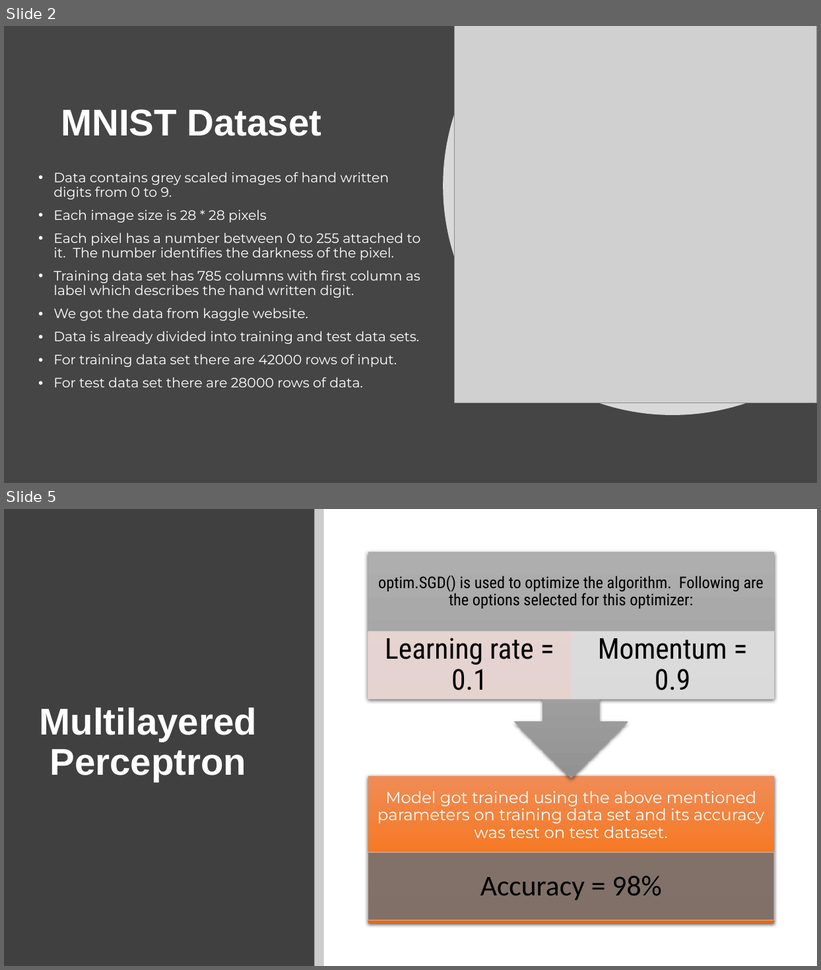
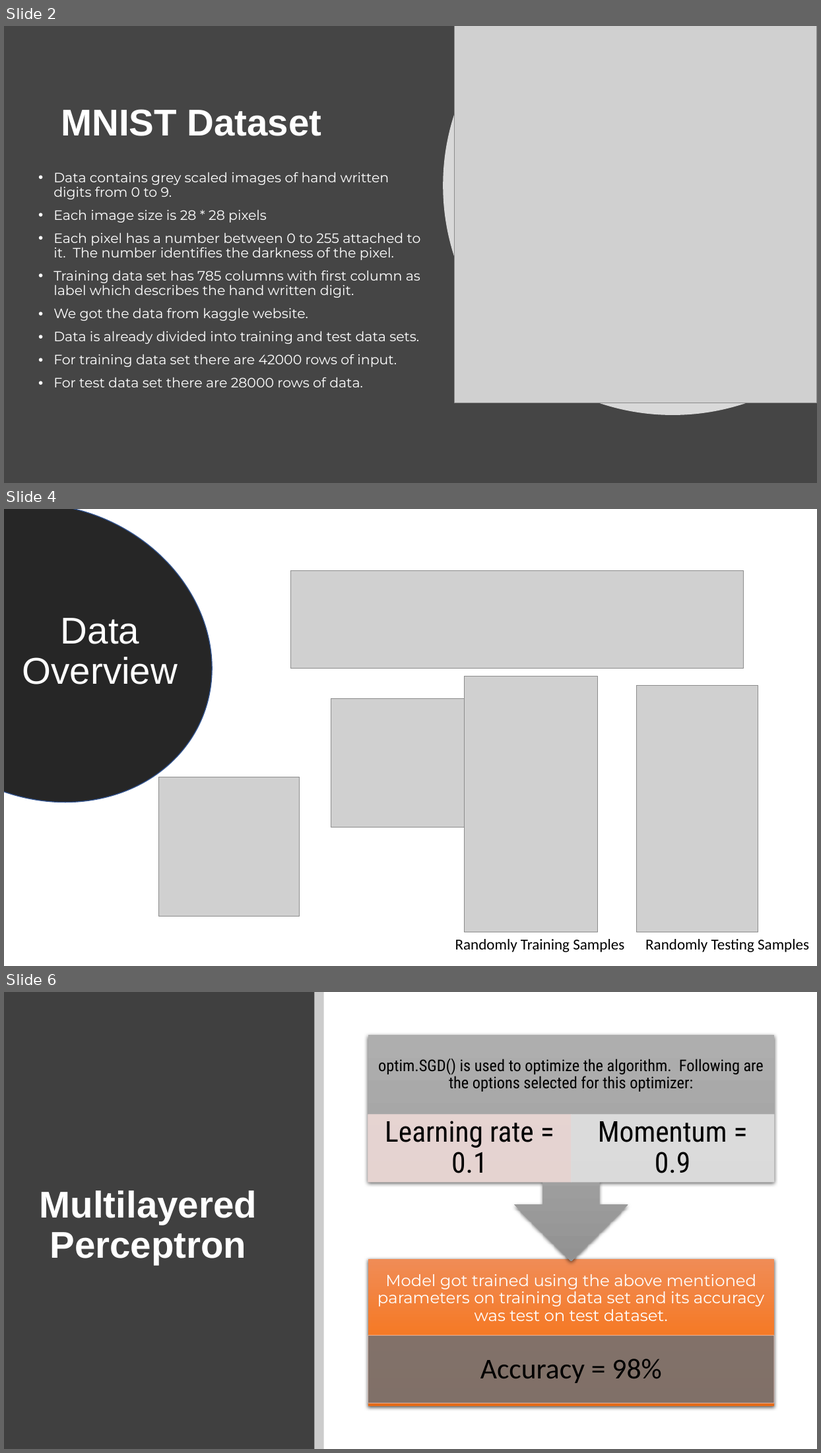
Before and after one commit to evazhang720/Final-Group-8, a slide deck: Final-Group-Presentation/ML2 - Final Project-Slice.pptx. Shown one above the other, each under a label of ours: slides 2 and 5 before the commit, slides 2, 4 and 6 after it; the slides between them are not shown. The pictures are 821x970 and 821x1453 pixels, drawn with LibreOffice and Linux fonts; fonts in the diff are those of the drawing; grey boxes stand for pictures. Boxes give left, top, right and bottom in pixels: in the first picture for what was removed or moved away, otherwise in the second. Text is boxed around its words. In the diff, an @@ line names an element or a change of style, - is before the commit and + after.

```diff
--- a/Final-Group-Presentation/ML2 - Final Project-Slice.pptx
+++ b/Final-Group-Presentation/ML2 - Final Project-Slice.pptx
@@ slide 4 added at [4, 509, 817, 966], background #FFFFFF @@
@@ chord (boxed as its full ellipse) added at [4, 509, 259, 854], fill #262626, outline #325491 1 pt @@
@@ picture added at [290, 570, 744, 669] @@
@@ title added at [22, 618, 178, 685], 44 pt, text #FFFFFF @@
+Data Overview
@@ picture added at [465, 677, 597, 932] @@
@@ picture added at [637, 685, 758, 932] @@
@@ picture added at [331, 698, 465, 827] @@
@@ picture added at [159, 778, 300, 916] @@
@@ text added at [455, 939, 624, 953], 18 pt, text #000000 @@
+Randomly Training Samples
@@ text added at [646, 939, 809, 953], 18 pt, text #000000 @@
+Randomly Testing Samples
@@ what was slide 5 is now slide 6 @@
```
Also in this commit, not shown: 5 slides changed, 1 other slide added.
